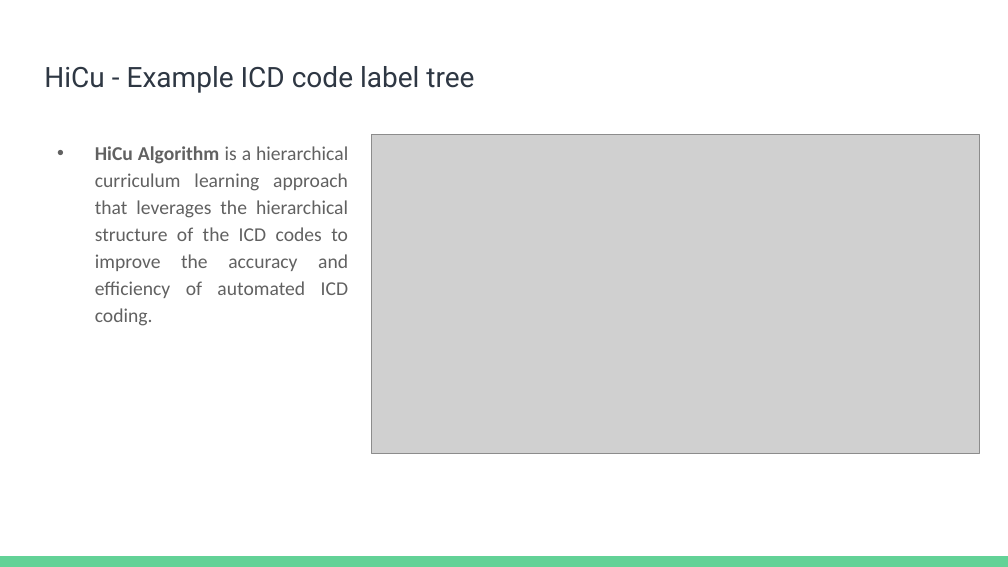
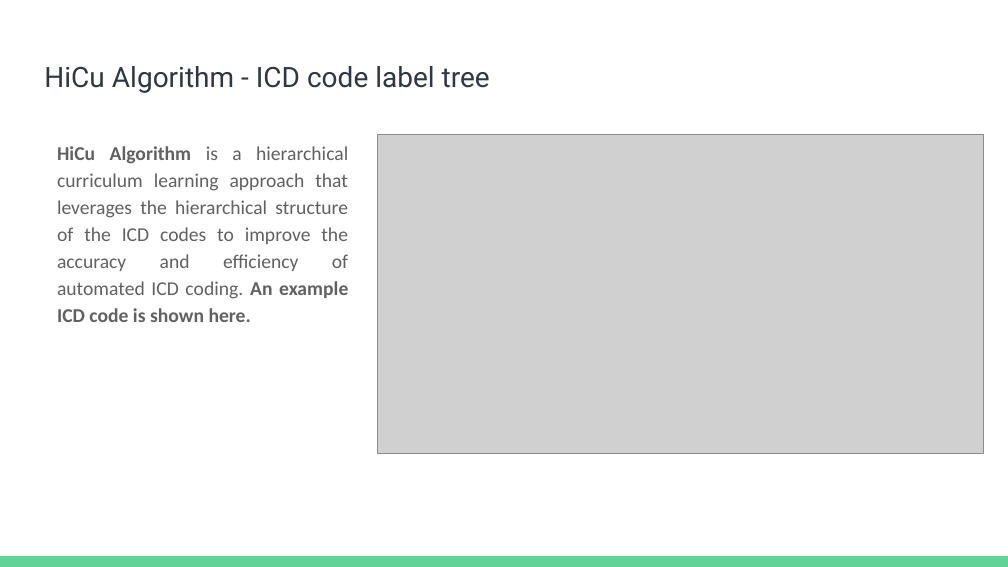
Before and after one commit to dbiswas0605/MCS-DS-CS598-DLH-HiCu, a slide deck: slide 4 of Presentation/CS598 DL4H Project Presentation.pptx. Drawn at 1008x567 pixels with LibreOffice and Linux fonts; fonts in the diff are those of the drawing; grey boxes stand for pictures. Boxes give left, top, right and bottom in pixels: in the first picture for what was removed or moved away, otherwise in the second. Text is boxed around its words. In the diff, an @@ line names an element or a change of style, - is before the commit and + after.

```diff
--- a/Presentation/CS598 DL4H Project Presentation.pptx
+++ b/Presentation/CS598 DL4H Project Presentation.pptx
@@ title at (x1=44, y1=66, x2=490, y2=93): text changed @@
-HiCu - Example ICD code label tree
+HiCu Algorithm - ICD code label tree
@@ text at (x1=57, y1=146, x2=348, y2=322): text changed @@
-• HiCu Algorithm is a hierarchical curriculum learning approach that leverages the hierarchical structure of the ICD codes to improve the accuracy and efficiency of automated ICD coding.
+HiCu Algorithm is a hierarchical curriculum learning approach that leverages the hierarchical structure of the ICD codes to improve the accuracy and efficiency of automated ICD coding. An example ICD code is shown here.
@@ picture moved from (x1=372, y1=134, x2=980, y2=453) to (x1=378, y1=134, x2=984, y2=453) @@
```
Also in this commit, not shown: 11 other slides changed.
